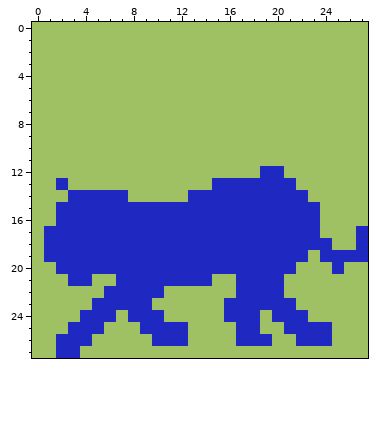
Two versions of one pixel-art sprite, ultralight/assets/images/tigerwalk4.png. Above: the version before the commit.
The file is 28x28 pixels.
Once edited:
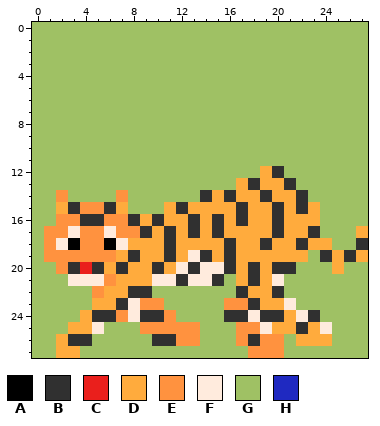
Palette (. is transparent): A #000000  B #303030  C #ea1f1c  D #ffab3d  E #ff923f  F #ffebdd  G #9fc164  H #1f29c1
Changes in this commit:
y 12: x 19..20 HH -> DB
y 13: x 2 H -> G; x 15..21 HHHHHHH -> GGDBDDB
y 14: x 2..7 GHHHHH -> EGGGGE; x 13..22 HHHHHHHHHH -> GBDBDDBDDB
y 15: x 2..23 HHHHHHHHHHHHHHHHHHHHHH -> DBEEBDGGGDBDDDDBDDBDBD
y 16: x 2..23 HHHHHHHHHHHHHHHHHHHHHH -> EEBBEEBDBDDBDBDBDDBDDD
y 17: x 1..23 HHHHHHHHHHHHHHHHHHHHHHH -> EEFEEFEEBDBDBDBDDDDBDDB; x 27 H -> D
y 18: x 1..24 HHHHHHHHHHHHHHHHHHHHHHHH -> EFAEEAFDDDBDDDDBDDBDDBDD; x 27 H -> B
y 19: x 1..22 HHHHHHHHHHHHHHHHHHHHHH -> EEEEEEDBDDBDFBDBDDDDDD; x 24..27 HHHH -> BDBD
y 20: x 2..21 HHHHHHHHHHHHHHHHHHHH -> EBCBDBDDBDFBFFBDBDBB; x 25 H -> D
y 21: x 3..15 HHGGHHHHHHHHG -> FFFEDDDFFBFFB; x 17..20 HHHH -> DBDF
y 22: x 5..10 GHHHHH -> EDDBBG; x 17..20 HHHH -> BDDB
y 23: x 5..10 HHHHHG -> DDBFEE; x 16..21 HHHHHH -> EEBDDF
y 24: x 4..11 HHHGHHHG -> DBBEFBBE; x 16..23 HHHGHHHG -> BBFBBDFB
y 25: x 3..5 HHH -> DDF; x 9..13 HHHHG -> EEEEE; x 17..24 HHGGHHHH -> EEFDDBDF
y 26: x 2..4 HHH -> DBB; x 10..13 HHHG -> BBEE; x 17..20 HHHG -> EBEE; x 22..24 HHH -> DDD
y 27: x 2..3 HH -> DD; x 18..20 GGG -> EEE
Where, in picture pixels (left, top, right, bottom), the same in both pictures:
changed: (44, 166, 368, 358)
